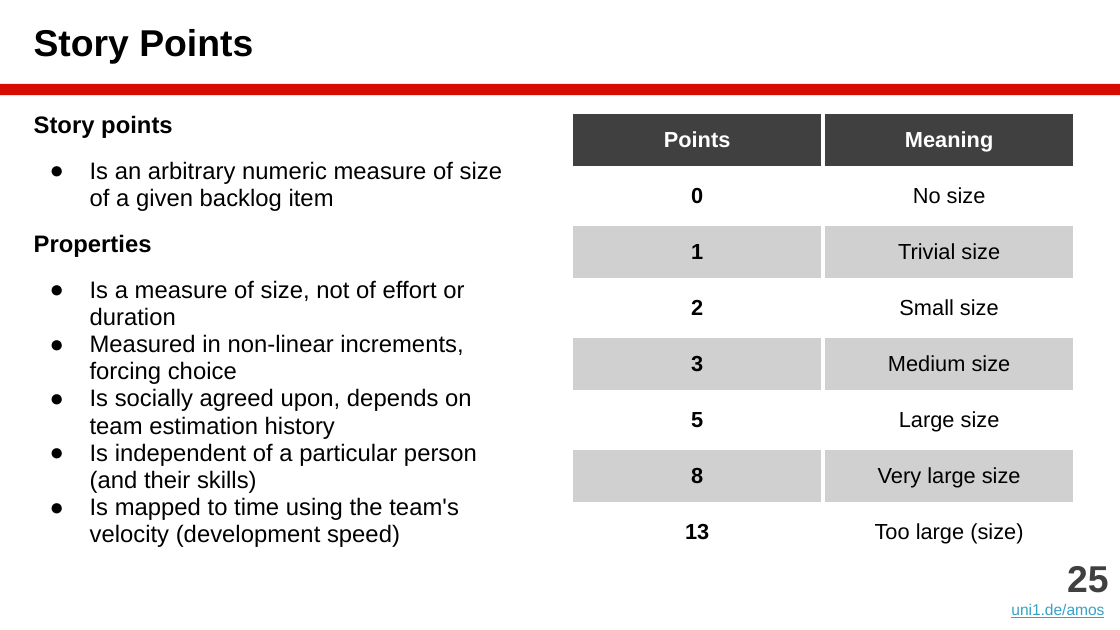
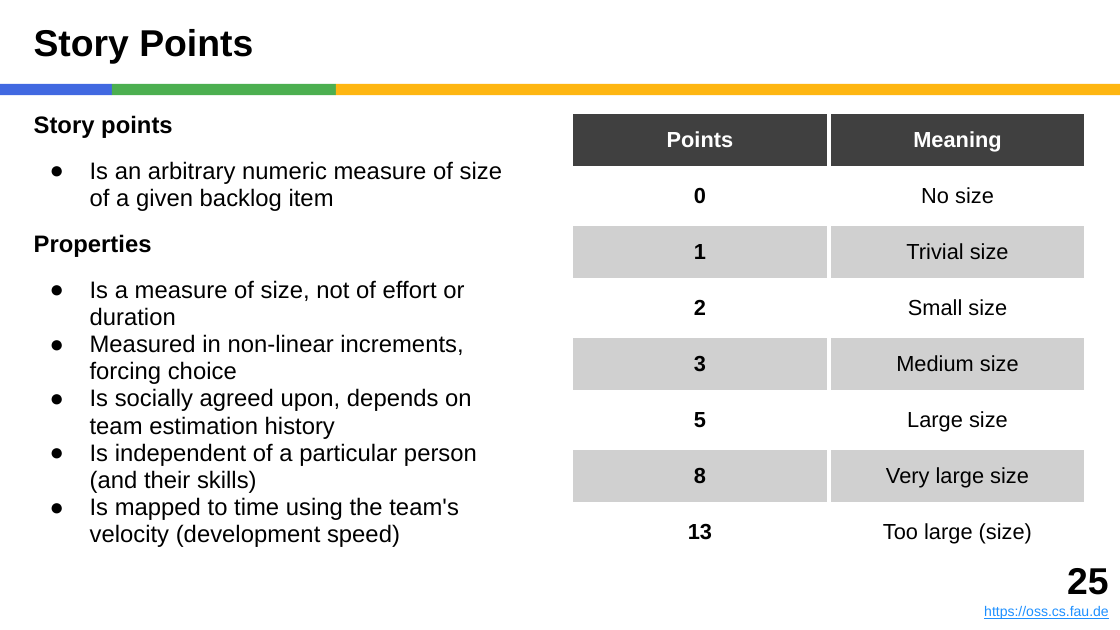
Before and after one commit to dirkriehle/amos-course, a slide deck: slide 25 of Lecture slides/AMOS B04 - Agile Planning.pptx. Drawn at 1120x630 pixels with LibreOffice and Linux fonts; fonts in the diff are those of the drawing. Boxes give left, top, right and bottom in pixels: in the first picture for what was removed or moved away, otherwise in the second. Text is boxed around its words. In the diff, an @@ line names an element or a change of style, - is before the commit and + after.

```diff
--- a/Lecture slides/AMOS B04 - Agile Planning.pptx
+++ b/Lecture slides/AMOS B04 - Agile Planning.pptx
@@ rectangle added at (x1=0, y1=84, x2=112, y2=95), fill #4169E1 @@
@@ rectangle added at (x1=112, y1=84, x2=336, y2=95), fill #4CAF50 @@
@@ rectangle resized from (x1=0, y1=84, x2=1120, y2=95) to (x1=336, y1=84, x2=1120, y2=95) @@
@@ rectangle at (x1=336, y1=84, x2=1120, y2=95): fill #D50D01 to #FEB612 @@
@@ table resized from (x1=571, y1=112, x2=1075, y2=548) to (x1=571, y1=112, x2=1086, y2=548) @@
@@ text moved from (x1=1011, y1=566, x2=1108, y2=618) to (x1=984, y1=568, x2=1109, y2=619) @@
@@ text at (x1=1067, y1=568, x2=1108, y2=595): text colour #404040 to #000000 in "25" @@
@@ text at (x1=984, y1=606, x2=1109, y2=619): text changed; size 10 to 9 pt; text colour #34A3C5 to #1E90FF @@
-uni1.de/amos
+https://oss.cs.fau.de
```
Also in this commit, not shown: 61 other slides changed, 13 other files.
